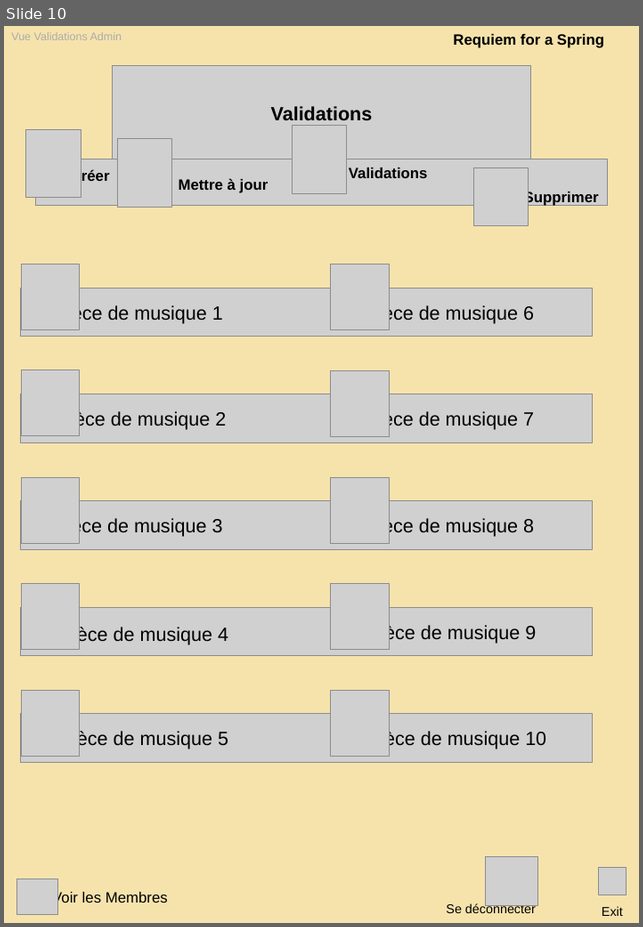
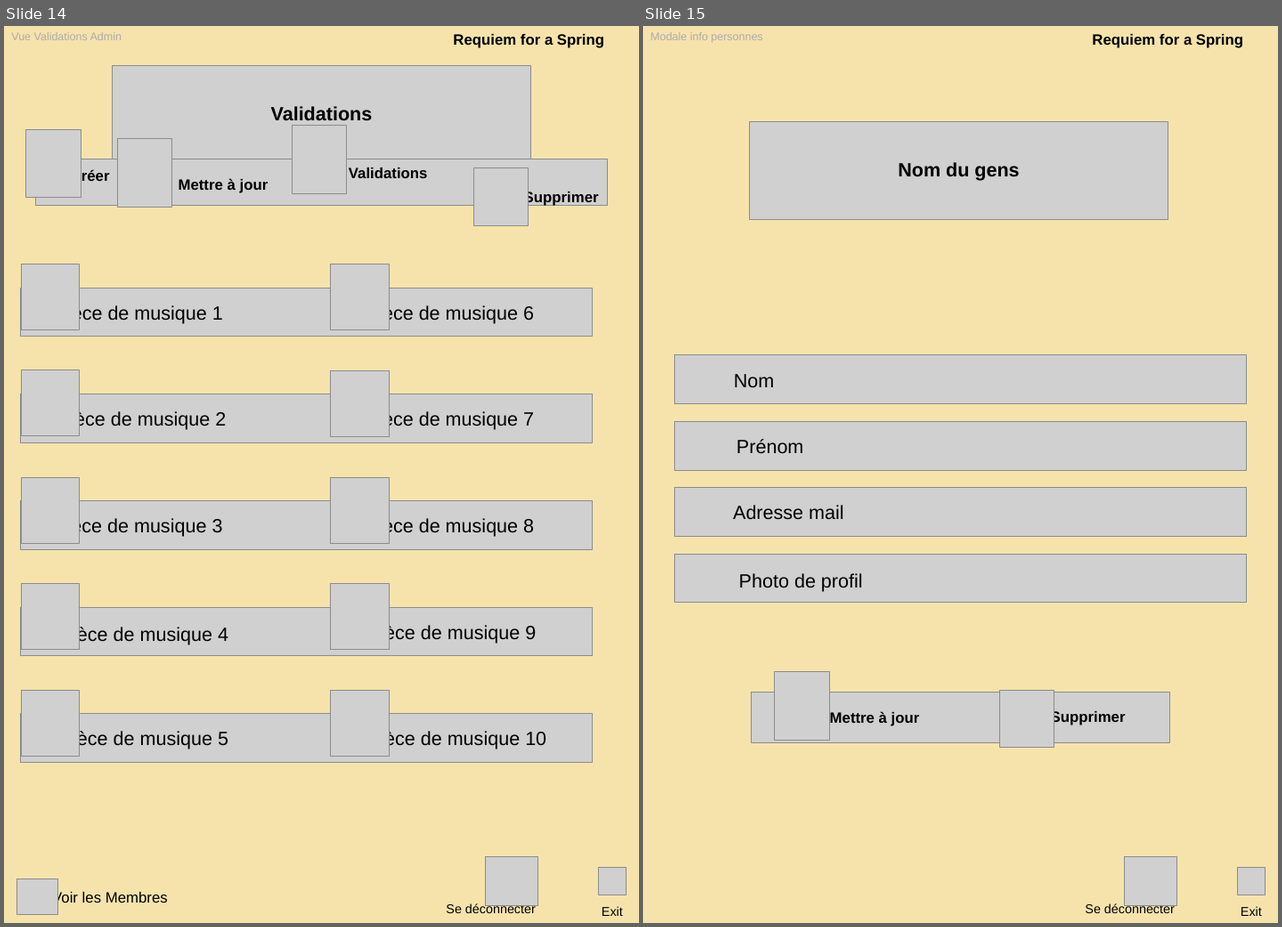
Before and after one commit to konchu974/requiem-for-a-spring, a slide deck: maquettes/maquetteHD.pptx. Shown side by side, each under a label of ours: slide 10 before the commit, slides 14 and 15 after it. The pictures are 643x927 and 1282x927 pixels, drawn with LibreOffice and Linux fonts; fonts in the diff are those of the drawing; grey boxes stand for pictures. Boxes give left, top, right and bottom in pixels: in the first picture for what was removed or moved away, otherwise in the second. Text is boxed around its words. In the diff, an @@ line names an element or a change of style, - is before the commit and + after.

```diff
--- a/maquettes/maquetteHD.pptx
+++ b/maquettes/maquetteHD.pptx
@@ slide 15 added at <box>643,26,1278,923</box>, background #FFFFFF @@
@@ rectangle added at <box>643,26,1278,923</box>, fill #F6E3AC @@
@@ text added at <box>650,32,762,42</box>, 10.5 pt, text #AFABAB @@
+Modale info personnes
@@ text added at <box>1092,34,1243,48</box>, 14 pt, text #000000, bold @@
+Requiem for a Spring
@@ picture added at <box>750,122,1168,219</box> @@
@@ text added at <box>898,162,1019,181</box>, 18 pt, text #000000, bold @@
+Nom du gens
@@ picture added at <box>674,355,1246,404</box> @@
@@ text added at <box>734,374,774,387</box>, 18 pt, text #000000 @@
+Nom
@@ picture added at <box>674,422,1246,471</box> @@
@@ text added at <box>736,439,803,454</box>, 18 pt, text #000000 @@
+Prénom
@@ picture added at <box>674,488,1246,537</box> @@
@@ text added at <box>733,505,844,520</box>, 18 pt, text #000000 @@
+Adresse mail
@@ picture added at <box>674,554,1246,603</box> @@
@@ text added at <box>739,573,863,592</box>, 18 pt, text #000000 @@
+Photo de profil
@@ picture added at <box>752,693,1169,743</box> @@
@@ picture added at <box>774,672,829,741</box> @@
@@ picture added at <box>999,691,1053,748</box> @@
@@ text added at <box>830,711,920,726</box>, 14 pt, text #000000, bold @@
+Mettre à jour
@@ text added at <box>1051,710,1125,726</box>, 14 pt, text #000000, bold @@
+Supprimer
@@ picture added at <box>1124,857,1176,906</box> @@
@@ picture added at <box>1237,868,1263,895</box> @@
@@ text added at <box>1084,904,1174,913</box>, 12 pt, text #000000 @@
+Se déconnecter
@@ text added at <box>1240,906,1262,916</box>, 12 pt, text #000000 @@
+Exit
@@ what was slide 10 is now slide 14 @@
```
Also in this commit, not shown: 4 slides changed, 1 other slide added, 1 slide removed, 7 other files.
